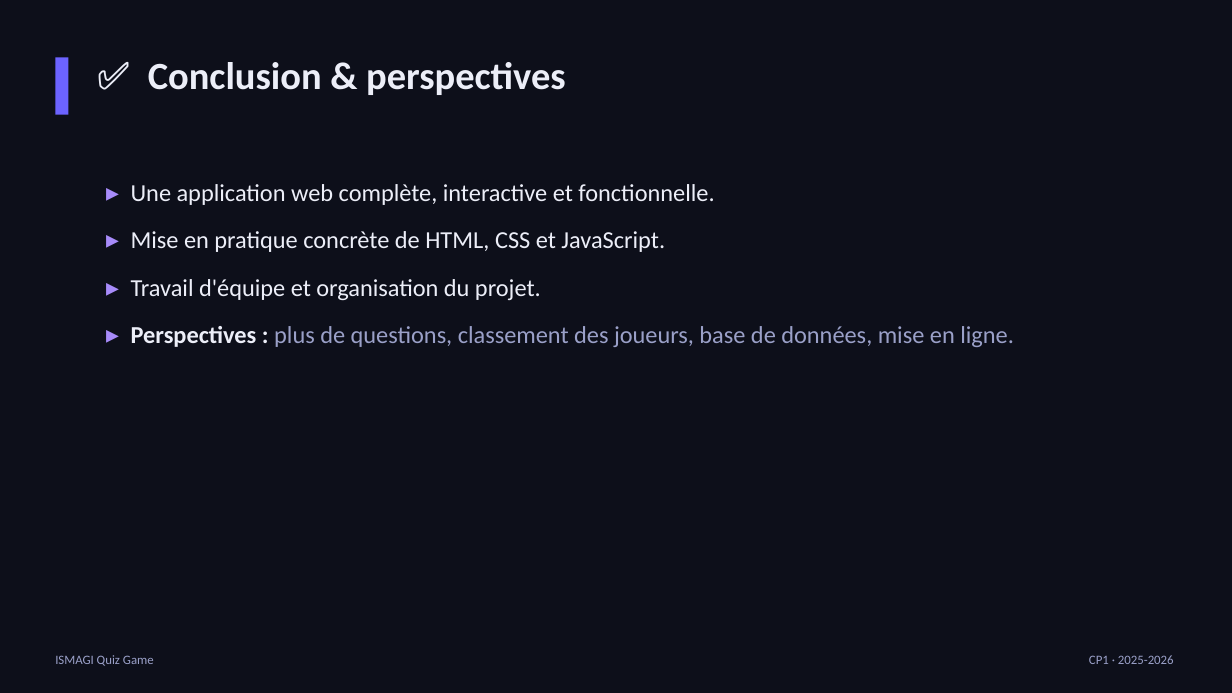
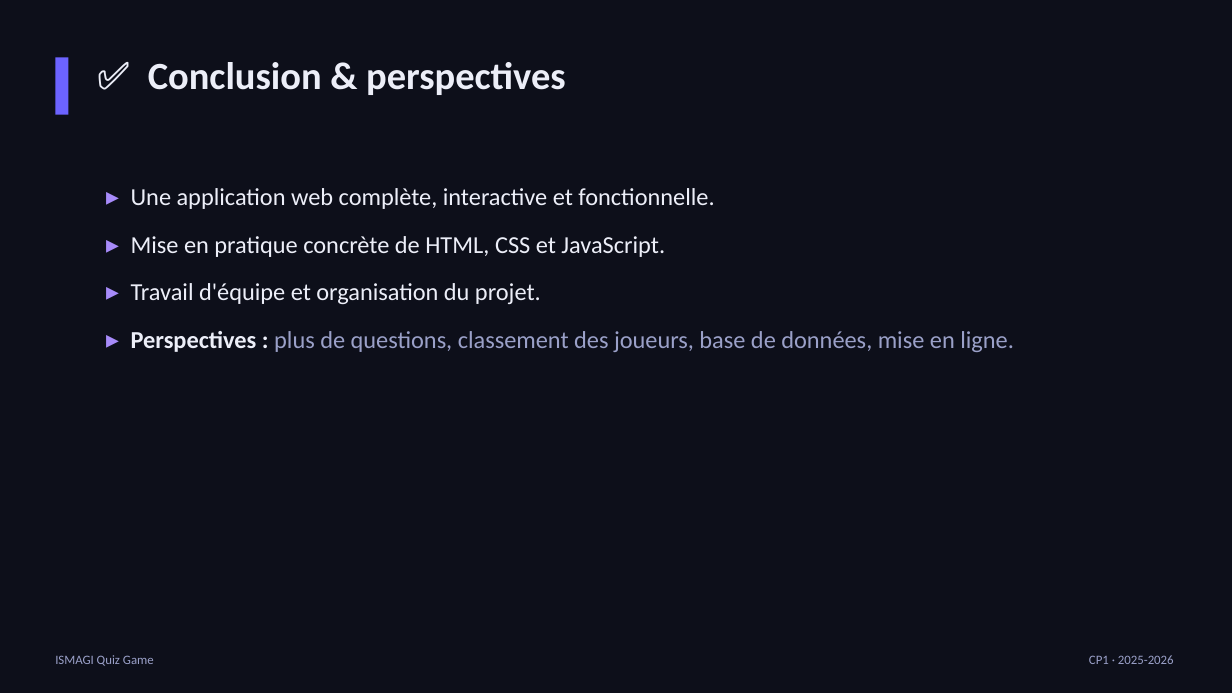
Before and after one commit to achraf1950sadaoui-dot/webcite-create, a slide deck: slide 12 of quiz-game/Presentation_ISMAGI_Quiz_Game.pptx. Drawn at 1232x693 pixels with LibreOffice and Linux fonts; fonts in the diff are those of the drawing. Boxes give left, top, right and bottom in pixels: in the first picture for what was removed or moved away, otherwise in the second. Text is boxed around its words. In the diff, an @@ line names an element or a change of style, - is before the commit and + after.

```diff
--- a/quiz-game/Presentation_ISMAGI_Quiz_Game.pptx
+++ b/quiz-game/Presentation_ISMAGI_Quiz_Game.pptx
@@ text "▸ Une application web complète, ...": place and size @@
-text "▸ Une application web complète, ..." at box(131, 184, 1014, 347)
+text "▸ Une application web complète, ..." at box(131, 188, 1014, 352)
```
Also in this commit, not shown: 11 other slides changed, 4 other files.
